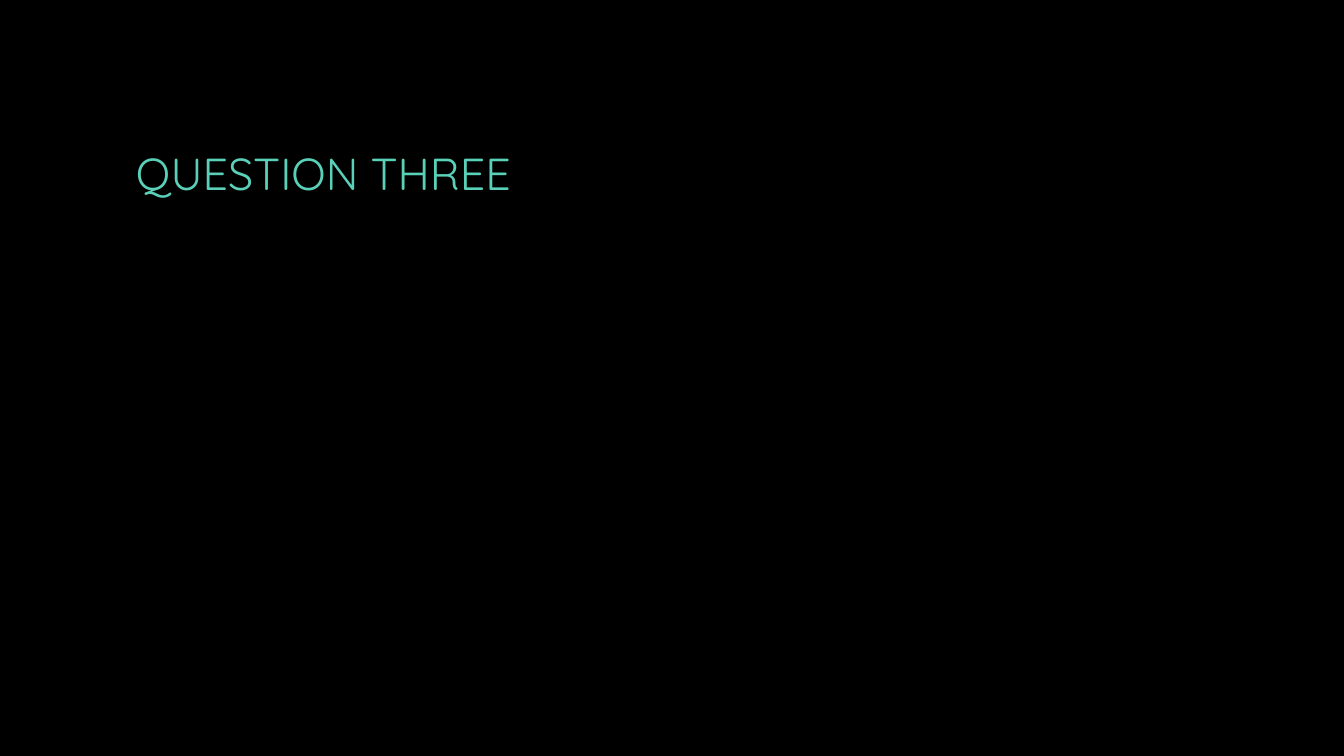
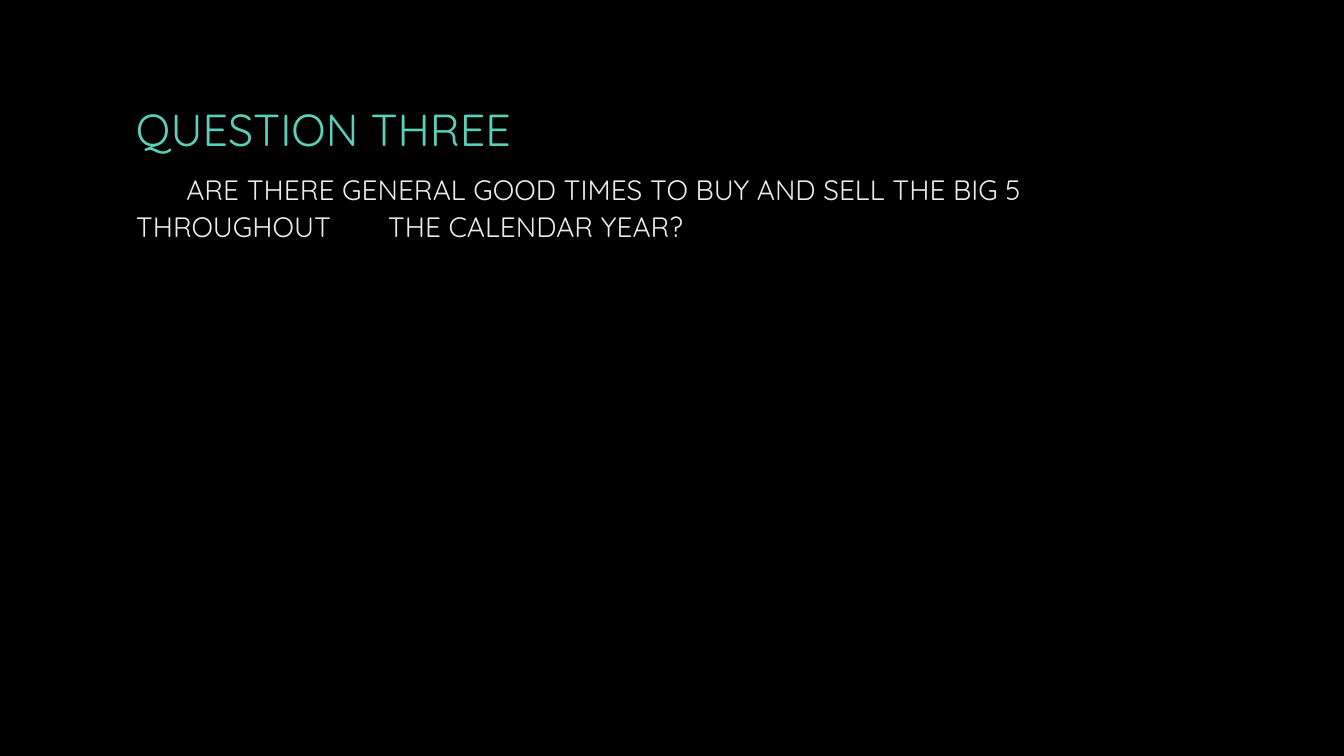
Before and after one commit to Scooters1206/Project-One, a slide deck: slide 7 of Working Files/Project1_Presentation.pptx. Drawn at 1344x756 pixels with LibreOffice and Linux fonts; fonts in the diff are those of the drawing; background and template pictures are left out. Boxes give left, top, right and bottom in pixels: in the first picture for what was removed or moved away, otherwise in the second. Text is boxed around its words. In the diff, an @@ line names an element or a change of style, - is before the commit and + after.

```diff
--- a/Working Files/Project1_Presentation.pptx
+++ b/Working Files/Project1_Presentation.pptx
@@ title at bbox=[136, 114, 1020, 238]: text changed; size 32 to 20 pt; text colour #5AD0B8 to #EBEBEB @@
-QUESTION THREE
+QUESTION THREE
+ARE THERE GENERAL GOOD TIMES TO BUY AND SELL THE BIG 5 THROUGHOUT THE CALENDAR YEAR?
```
Also in this commit, not shown: 6 other slides changed, 3 other files.
